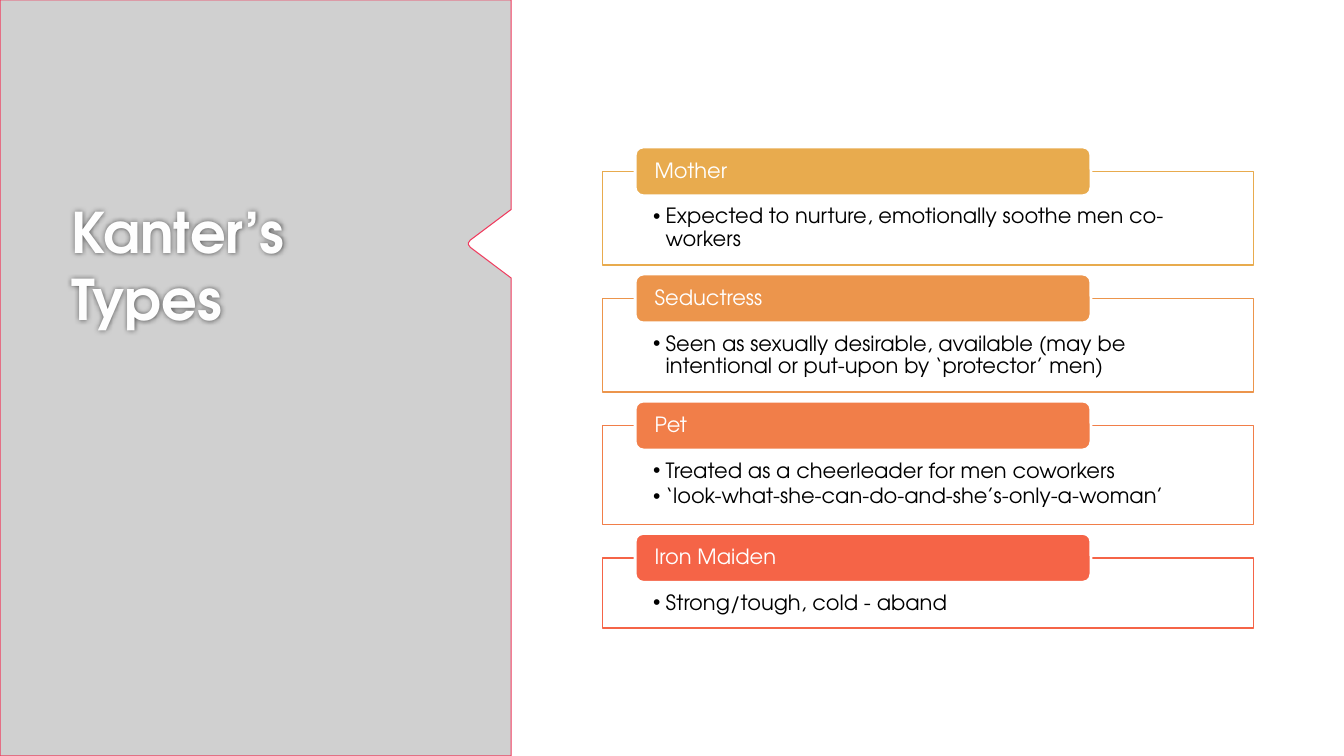
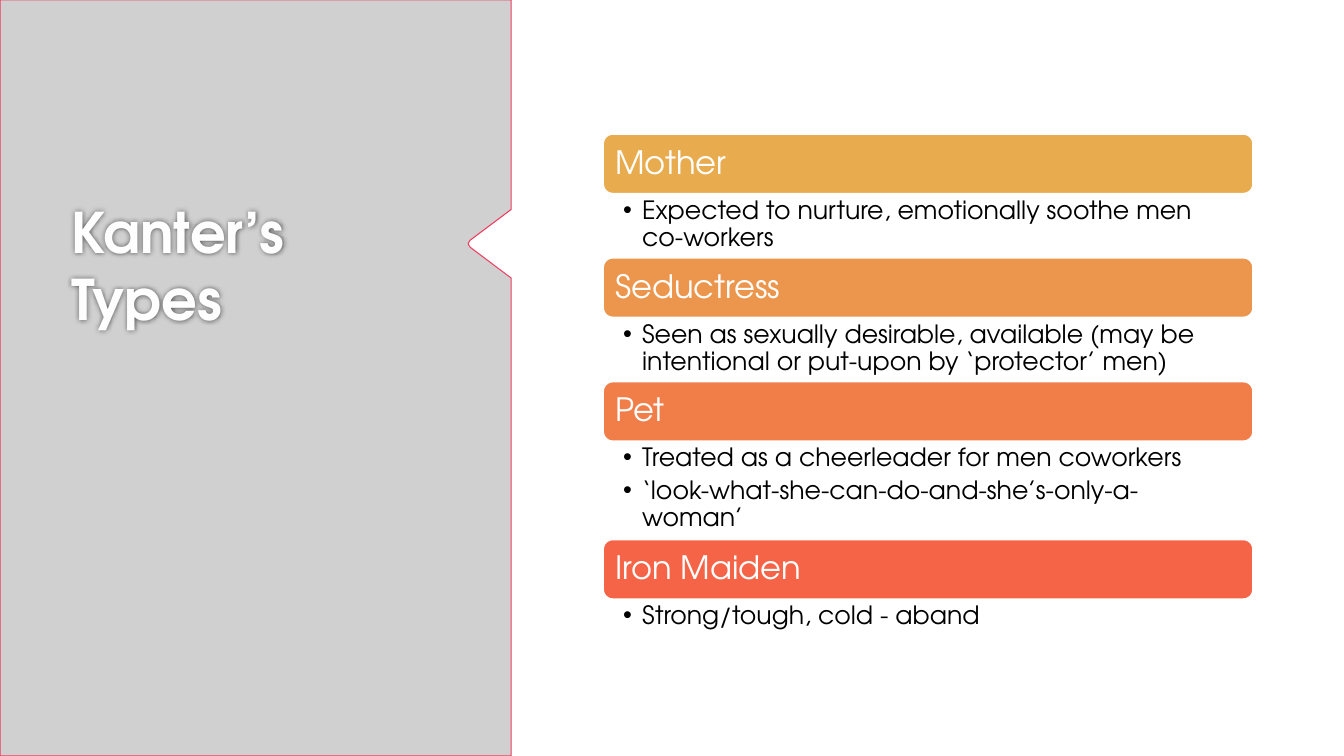
Before and after one commit to ekmaloney/soc490s, a slide deck: slide 16 of slides/march1.pptx. Drawn at 1344x756 pixels with LibreOffice and Linux fonts; fonts in the diff are those of the drawing; grey boxes stand for pictures; background and template pictures are left out. Boxes give left, top, right and bottom in pixels: in the first picture for what was removed or moved away, otherwise in the second. Text is boxed around its words. In the diff, an @@ line names an element or a change of style, - is before the commit and + after.

```diff
--- a/slides/march1.pptx
+++ b/slides/march1.pptx
@@ rounded rectangle resized from (x1=635, y1=147, x2=1091, y2=196) to (x1=603, y1=133, x2=1254, y2=194) @@
@@ text "Mother" moved from (x1=655, y1=162, x2=727, y2=178) to (x1=615, y1=150, x2=726, y2=175) @@
@@ text "Expected to nurture, emotionally soothe ..." moved from (x1=666, y1=207, x2=1163, y2=247) to (x1=642, y1=200, x2=1191, y2=247) @@
@@ rounded rectangle resized from (x1=635, y1=274, x2=1091, y2=323) to (x1=603, y1=257, x2=1254, y2=318) @@
@@ text "Seductress" moved from (x1=655, y1=289, x2=762, y2=306) to (x1=615, y1=274, x2=780, y2=299) @@
@@ text "Seen as sexually desirable, available ..." moved from (x1=666, y1=335, x2=1126, y2=378) to (x1=642, y1=324, x2=1195, y2=376) @@
@@ rounded rectangle resized from (x1=635, y1=401, x2=1091, y2=450) to (x1=603, y1=381, x2=1254, y2=442) @@
@@ size 15 to 23 pt; more space between paragraphs in 4 elements at (x1=615, y1=150, x2=726, y2=175), (x1=615, y1=274, x2=780, y2=299), (x1=615, y1=555, x2=802, y2=580), (x1=615, y1=397, x2=665, y2=422) @@
@@ text "Pet" moved from (x1=655, y1=416, x2=687, y2=432) to (x1=615, y1=397, x2=665, y2=422) @@
@@ text "Treated as a cheerleader for ..." moved from (x1=666, y1=462, x2=1164, y2=507) to (x1=642, y1=440, x2=1182, y2=527) @@
@@ rounded rectangle resized from (x1=635, y1=533, x2=1091, y2=582) to (x1=603, y1=539, x2=1254, y2=600) @@
@@ group removed at (x1=603, y1=171, x2=1254, y2=628): 4 rectangles @@
@@ text "Iron Maiden" moved from (x1=655, y1=548, x2=776, y2=565) to (x1=615, y1=555, x2=802, y2=580) @@
@@ size 15 to 18 pt; indent changed; more space between paragraphs in 4 elements at (x1=642, y1=324, x2=1195, y2=376), (x1=642, y1=200, x2=1191, y2=247), (x1=642, y1=440, x2=1182, y2=527), (x1=642, y1=598, x2=979, y2=630) @@
@@ text "Strong/tough, cold - aband" moved from (x1=666, y1=594, x2=947, y2=615) to (x1=642, y1=598, x2=979, y2=630) @@
```
Also in this commit, not shown: 8 other slides changed, 3 slides added, 1 slide removed, 11 other files.
